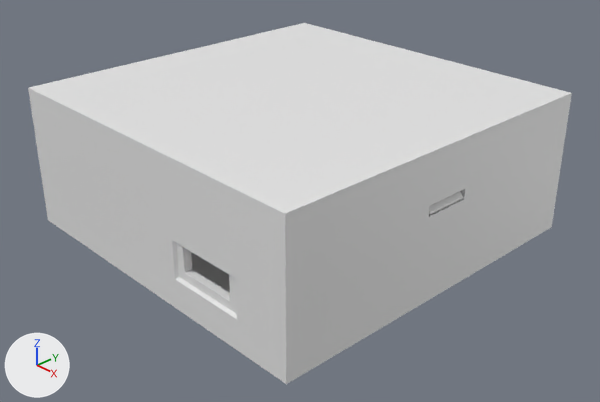
One commit to the Blender file box/box-led.blend: the scene before it, then after it.
The view is the same before and after, from a camera (50 mm lens) standing at (0.0878, -0.0821, 0.0567) and looking at (0.0025, -0.0018, -0.0007). The axes (+X, +Y, +Z) are drawn at lower left. The lights are the same throughout. The picture after the commit comes second.

The first picture shows '側壁', '外形.002', '拡散板'.
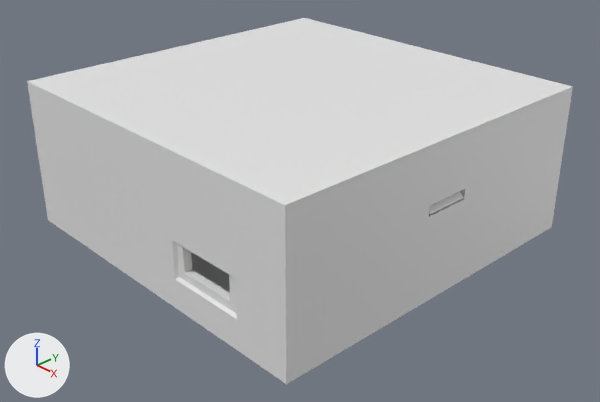
Pixel boxes (x1, y1, x2, y2) of what changed, in the pictures (600 x 402 px):
'外形.002', moved, rescaled
    before: (28, 23, 572, 308)
    after: (27, 18, 573, 308)

What the commit changed:
Object '外形.002' (ob_外形_002) moves from (0.0, 0.0, 0.0104) to (0.0, 0.0, 0.0109).
Object '外形.002' (ob_外形_002) is rescaled from (5.8, 5.8, 1.2) to (5.8, 5.8, 1.3).
